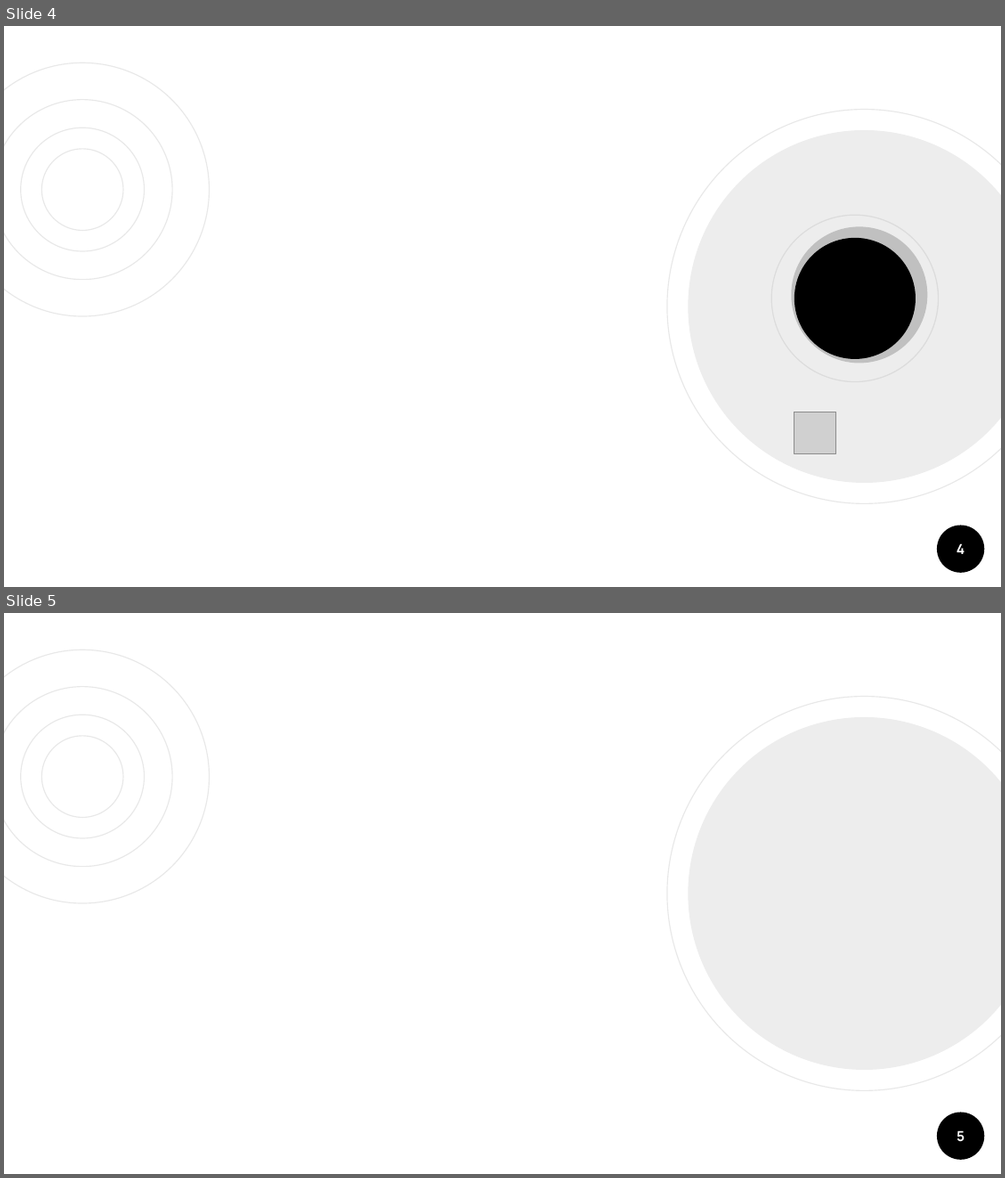
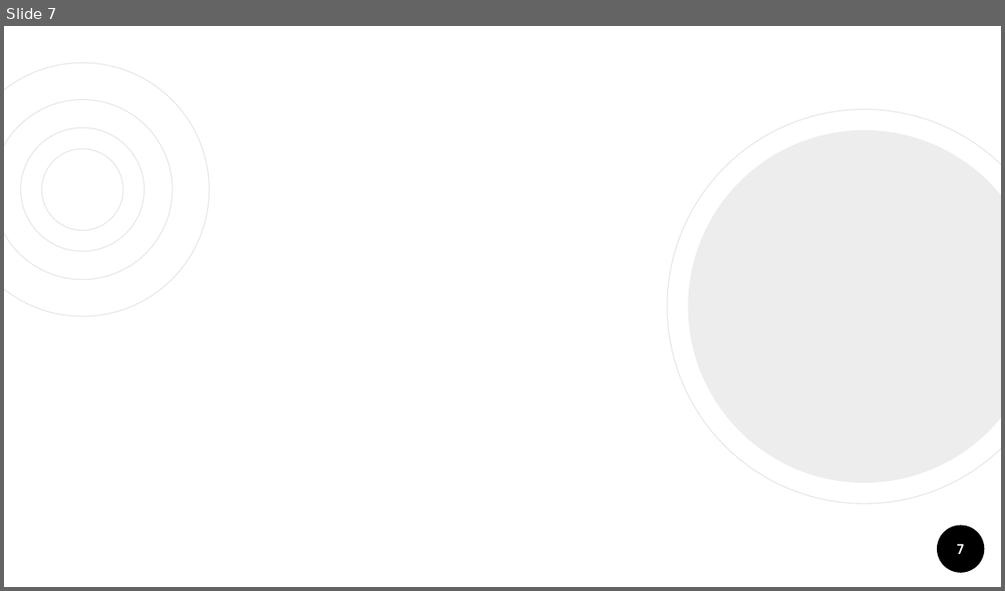
Before and after one commit to 50enta/gassX, a slide deck: Outros/slide apresentacao.pptx. Shown one above the other, each under a label of ours: slides 4 and 5 before the commit, slide 7 after it. The pictures are 1005x1178 and 1005x591 pixels, drawn with LibreOffice and Linux fonts; fonts in the diff are those of the drawing; grey boxes stand for pictures. Boxes give left, top, right and bottom in pixels: in the first picture for what was removed or moved away, otherwise in the second. Text is boxed around its words. In the diff, an @@ line names an element or a change of style, - is before the commit and + after.

```diff
--- a/Outros/slide apresentacao.pptx
+++ b/Outros/slide apresentacao.pptx
@@ slide 4 removed at box(4, 26, 1001, 587), background #FFFFFF; not listed: 7 template elements that a slide beside it also shows @@
@@ donut removed at box(770, 215, 938, 382) @@
@@ ellipse removed at box(792, 226, 928, 363) @@
@@ ellipse removed at box(794, 237, 916, 359) @@
@@ picture removed at box(794, 411, 836, 453) @@
@@ page number removed at box(956, 543, 964, 554) @@
-4
@@ what was slide 5 is now slide 7 @@
@@ page number at box(956, 543, 963, 554): text changed @@
-5
+7
```
Also in this commit, not shown: 6 slides changed, 5 slides added, 2 other slides removed, 1 other file.
